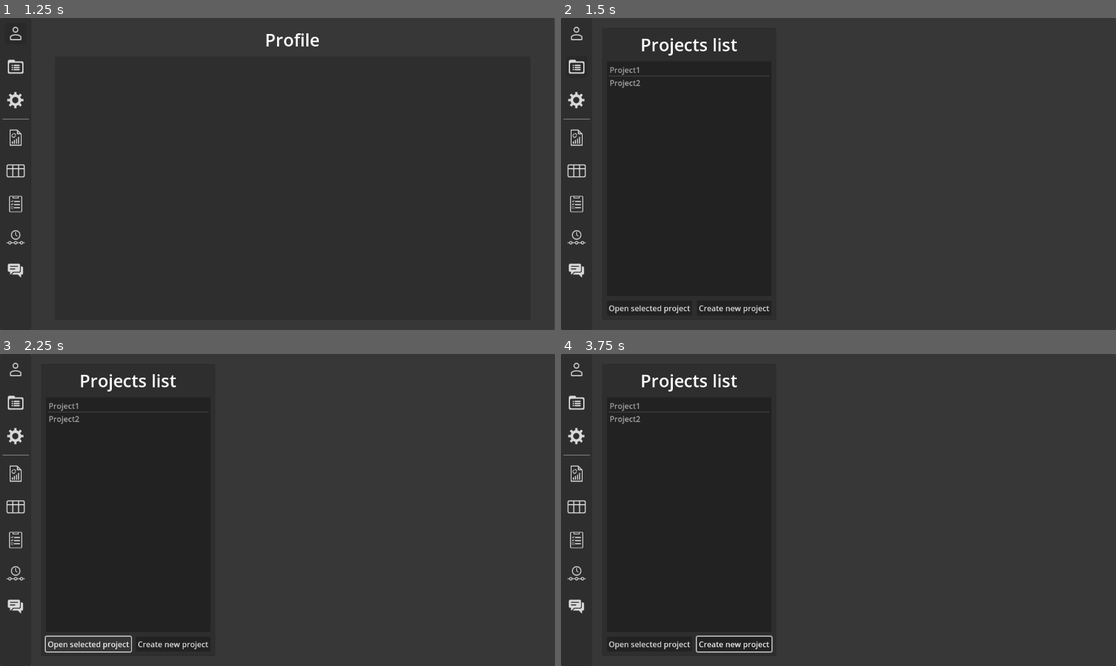
Above: before the commit, frames 1-4 (two rows, left to right).
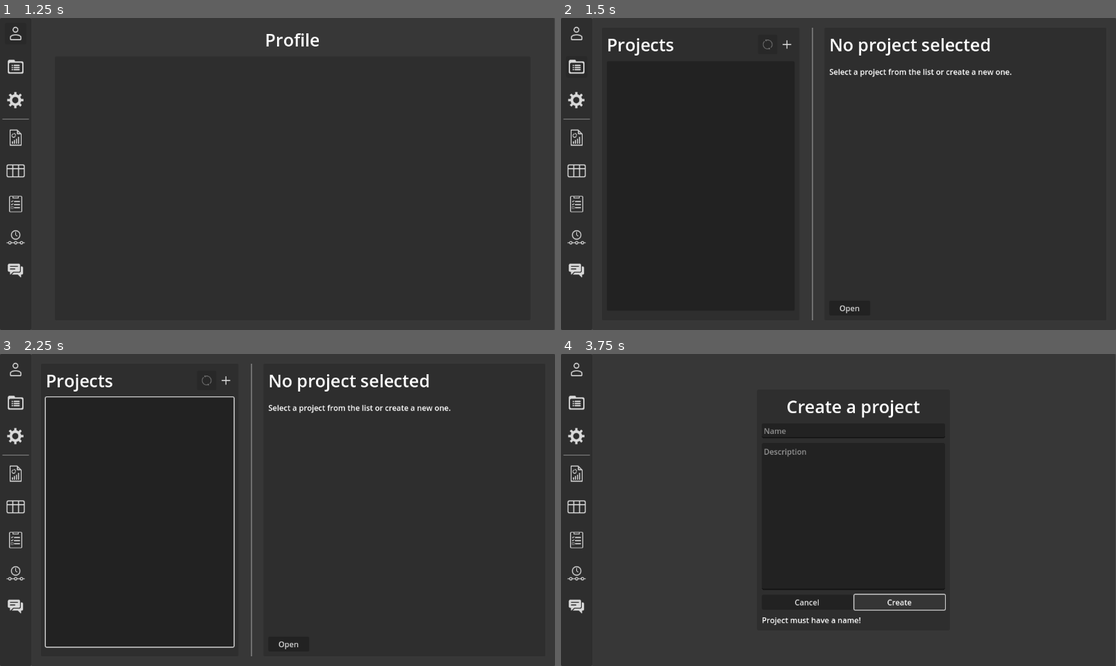
Above: after the commit, the same moments.

Repository: Z1HEd/ProjectManager
Game: Godot game, scene res://Scenes/Screens/MainMenu.tscn
The game is run twice, just before and just after one commit, with the same random seed, the same clock (stepped at 60 frames per second) and the same inputs. This scene is started directly instead of the project's main scene.
Inputs (mouse positions are in pixels of both pictures, inside the frame that each line leads up to; where the layout moved, square brackets give the same spot in the first picture):
- Up to frame 1 (1.25 s): click (16, 33) at 0.5 s
- Up to frame 2 (1.5 s): click (577, 67) at 1.25 s
- Up to frame 3 (2.25 s): click (88, 644) at 2 s, where only the run before the commit has a clickable "Open selected project"
- Up to frame 4 (3.75 s): click (788, 378) [733, 644] at 2.75 s; click (899, 612) at 3.5 s, where only the run after the commit has a clickable "Create"

Frame 1 is identical in both runs. In frame 2, 2.0% of the frame differs, in the area x 8-82%, y 3-97%; in frame 3, 2.8%; in frame 4, 1.9%.
Error after the commit: Invalid access to property or key 'project_opened' on a base object of type 'Nil'. (res://Scripts/Controllers/MainMenuController.gd:12)

Commit message:
broken project list

Diff:
--- a/Scenes/Screens/MainMenu.tscn
+++ b/Scenes/Screens/MainMenu.tscn
@@ -102,7 +102,7 @@
 offset_left = 1.0
 offset_right = 1.0
 
-[node name="CreateProjectButton" parent="HBoxContainer/TabArea/UnactiveTabs/ProjectsList/CenterContainer/Control/MarginContainer/VBoxContainer/HBoxContainer" index="1" node_paths=PackedStringArray("tab", "menu")]
+[node name="CreateProjectButton" parent="HBoxContainer/TabArea/UnactiveTabs/ProjectsList/HBoxContainer/ProjectsList/MarginContainer/VBoxContainer/HBoxContainer2" index="2" node_paths=PackedStringArray("tab", "menu")]
 tab = NodePath("../../../../../../../CreateProject")
 menu = NodePath("../../../../../../../../../..")
 
--- a/Scenes/Tabs/ProjectsList.tscn
+++ b/Scenes/Tabs/ProjectsList.tscn
@@ -1,8 +1,21 @@
-[gd_scene load_steps=4 format=3 uid="uid://y3i7vgo6fv3f"]
+[gd_scene load_steps=7 format=3 uid="uid://y3i7vgo6fv3f"]
 
 [ext_resource type="Script" uid="uid://1s31kirg2waj" path="res://Scripts/Controllers/ProjectsListController.gd" id="1_dcxag"]
 [ext_resource type="Theme" uid="uid://b5c65h2sk3h6q" path="res://Resources/BaseTheme.tres" id="2_y3uu2"]
+[ext_resource type="Texture2D" uid="uid://djjvnfdhjc7hh" path="res://Assets/Icons/Refresh.png" id="3_y3uu2"]
+[ext_resource type="Texture2D" uid="uid://cker0pjkpktwo" path="res://Assets/Icons/Add.png" id="4_8gvaf"]
 [ext_resource type="Script" uid="uid://b8cyv5tgcxrhb" path="res://Scripts/UI Elements/NavigationButton.gd" id="4_y3uu2"]
+
+[sub_resource type="StyleBoxLine" id="StyleBoxLine_efite"]
+content_margin_left = 0.0
+content_margin_top = 4.0
+content_margin_right = 0.0
+content_margin_bottom = 4.0
+color = Color(0.5, 0.5, 0.5, 1)
+grow_begin = -20.0
+grow_end = -20.0
+thickness = 2
+vertical = true
 
 [node name="ProjectsList" type="Control"]
 layout_mode = 3
@@ -35,7 +48,7 @@
 grow_vertical = 2
 
 [node name="ProjectsList" type="MarginContainer" parent="HBoxContainer"]
-custom_minimum_size = Vector2(400, 0)
+custom_minimum_size = Vector2(450, 0)
 layout_mode = 2
 theme_override_constants/margin_left = 20
 theme_override_constants/margin_top = 20
@@ -57,34 +70,87 @@
 layout_mode = 2
 theme_override_constants/separation = 10
 
-[node name="Label" type="Label" parent="HBoxContainer/ProjectsList/MarginContainer/VBoxContainer"]
+[node name="HBoxContainer2" type="HBoxContainer" parent="HBoxContainer/ProjectsList/MarginContainer/VBoxContainer"]
 layout_mode = 2
+
+[node name="Label" type="Label" parent="HBoxContainer/ProjectsList/MarginContainer/VBoxContainer/HBoxContainer2"]
+layout_mode = 2
+size_flags_horizontal = 3
 theme = ExtResource("2_y3uu2")
-text = "Projects list"
-horizontal_alignment = 1
+text = "Projects"
+
+[node name="RefreshButton" type="Button" parent="HBoxContainer/ProjectsList/MarginContainer/VBoxContainer/HBoxContainer2"]
+layout_mode = 2
+size_flags_vertical = 4
+theme_type_variation = &"TransparentButton"
+theme_override_constants/icon_max_width = 32
+icon = ExtResource("3_y3uu2")
+
+[node name="CreateProjectButton" type="Button" parent="HBoxContainer/ProjectsList/MarginContainer/VBoxContainer/HBoxContainer2"]
+layout_mode = 2
+size_flags_vertical = 4
+theme_type_variation = &"TransparentButton"
+theme_override_constants/icon_max_width = 32
+icon = ExtResource("4_8gvaf")
+script = ExtResource("4_y3uu2")
+metadata/_custom_type_script = "uid://b8cyv5tgcxrhb"
 
 [node name="ItemList" type="ItemList" parent="HBoxContainer/ProjectsList/MarginContainer/VBoxContainer"]
 layout_mode = 2
 size_flags_vertical = 3
-item_count = 2
-item_0/text = "Project1"
-item_1/text = "Project2"
 
-[node name="HBoxContainer" type="HBoxContainer" parent="HBoxContainer/ProjectsList/MarginContainer/VBoxContainer"]
+[node name="ErrorMessage" type="RichTextLabel" parent="HBoxContainer/ProjectsList/MarginContainer/VBoxContainer"]
+layout_mode = 2
+fit_content = true
+
+[node name="VSeparator" type="VSeparator" parent="HBoxContainer"]
+layout_mode = 2
+theme_override_styles/separator = SubResource("StyleBoxLine_efite")
+
+[node name="MarginContainer" type="MarginContainer" parent="HBoxContainer"]
+layout_mode = 2
+size_flags_horizontal = 3
+theme_override_constants/margin_left = 20
+theme_override_constants/margin_top = 20
+theme_override_constants/margin_right = 20
+theme_override_constants/margin_bottom = 20
+
+[node name="Panel" type="Panel" parent="HBoxContainer/MarginContainer"]
+layout_mode = 2
+mouse_filter = 2
+
+[node name="MarginContainer" type="MarginContainer" parent="HBoxContainer/MarginContainer"]
+layout_mode = 2
+theme_override_constants/margin_left = 10
+theme_override_constants/margin_top = 10
+theme_override_constants/margin_right = 10
+theme_override_constants/margin_bottom = 10
+
+[node name="VBoxContainer" type="VBoxContainer" parent="HBoxContainer/MarginContainer/MarginContainer"]
 layout_mode = 2
 theme_override_constants/separation = 10
 
-[node name="OpenSelectedButton" type="Button" parent="HBoxContainer/ProjectsList/MarginContainer/VBoxContainer/HBoxContainer"]
+[node name="Name" type="Label" parent="HBoxContainer/MarginContainer/MarginContainer/VBoxContainer"]
 layout_mode = 2
-size_flags_horizontal = 3
-text = "Open selected project"
+text = "No project selected"
 
-[node name="CreateProjectButton" type="Button" parent="HBoxContainer/ProjectsList/MarginContainer/VBoxContainer/HBoxContainer"]
+[node name="MemberCount" type="RichTextLabel" parent="HBoxContainer/MarginContainer/MarginContainer/VBoxContainer"]
 layout_mode = 2
-size_flags_horizontal = 3
-text = "Create new project
-"
-script = ExtResource("4_y3uu2")
-metadata/_custom_type_script = "uid://b8cyv5tgcxrhb"
+theme_override_colors/default_color = Color(0.61745477, 0.61745477, 0.6174547, 1)
+fit_content = true
 
-[connection signal="pressed" from="HBoxContainer/ProjectsList/MarginContainer/VBoxContainer/HBoxContainer/OpenSelectedButton" to="." method="_on_open_project_button_pressed"]
+[node name="Description" type="RichTextLabel" parent="HBoxContainer/MarginContainer/MarginContainer/VBoxContainer"]
+layout_mode = 2
+size_flags_vertical = 3
+text = "Select a project from the list or create a new one."
+fit_content = true
+
+[node name="OpenButton" type="Button" parent="HBoxContainer/MarginContainer/MarginContainer/VBoxContainer"]
+custom_minimum_size = Vector2(85, 0)
+layout_mode = 2
+size_flags_horizontal = 0
+text = "Open"
+
+[connection signal="pressed" from="HBoxContainer/ProjectsList/MarginContainer/VBoxContainer/HBoxContainer2/RefreshButton" to="." method="refresh_projects"]
+[connection signal="item_selected" from="HBoxContainer/ProjectsList/MarginContainer/VBoxContainer/ItemList" to="." method="_on_item_list_item_selected"]
+[connection signal="pressed" from="HBoxContainer/MarginContainer/MarginContainer/VBoxContainer/OpenButton" to="." method="_on_open_button_pressed"]
--- /dev/null
+++ b/Scripts/Backend/Project.gd
@@ -0,0 +1,36 @@
+extends Object
+class_name Project
+
+signal project_opened
+signal project_closed
+
+@export var name := ""
+@export var description := ""
+@export var uid := ""
+@export var creation_date := 0.0
+@export var owner := ""
+@export var user_role := ""
+
+@export var is_open := false
+
+func open(_uid: String, _user_role: String, dict : Dictionary):
+	uid = _uid
+	name = dict.get("name")
+	description = dict.get("description")
+	creation_date = dict.get("creationDate")
+	owner = dict.get("owner")
+	user_role = _user_role
+
+	is_open = true
+	project_opened.emit()
+
+func close():
+	name = ""
+	description = ""
+	uid = ""
+	creation_date = 0.0
+	owner = ""
+	user_role = ""
+
+	is_open = false
+	project_closed.emit()
--- a/Scripts/Backend/UserSession.gd
+++ b/Scripts/Backend/UserSession.gd
@@ -14,7 +14,7 @@
 
 func from_firebase_response(data: Dictionary) -> void:
 	# data is the parsed auth response from Firebase
-	if typeof(data) != TYPE_DICTIONARY:
+	if not data is Dictionary:
 		return
 	uid = str(data.get("localId", ""))
 	email = str(data.get("email", ""))
--- a/Scripts/Controllers/MainMenuController.gd
+++ b/Scripts/Controllers/MainMenuController.gd
@@ -3,6 +3,13 @@
 
 @onready var active_tab = $HBoxContainer/TabArea/ActiveTab
 @onready var unactive_tabs = $HBoxContainer/TabArea/UnactiveTabs
+@onready var summary_tab : Tab = $HBoxContainer/TabArea/UnactiveTabs/Summary
+
+func _ready():
+	var _on_project_opened = func():
+		open_tab(summary_tab)
+
+	CurrentProject.project_opened.connect(_on_project_opened)
 
 func open_tab(tab:Tab)->void:
 	if active_tab.get_child_count() ==0:
--- a/Scripts/Controllers/ProjectsListController.gd
+++ b/Scripts/Controllers/ProjectsListController.gd
@@ -1,7 +1,66 @@
 extends Tab
 
-func _on_open_project_button_pressed() -> void:
-	pass # Replace with function body.
+@onready var refresh_button = $HBoxContainer/ProjectsList/MarginContainer/VBoxContainer/HBoxContainer2/RefreshButton
+@onready var error_message = $HBoxContainer/ProjectsList/MarginContainer/VBoxContainer/ErrorMessage
+@onready var item_list = $HBoxContainer/ProjectsList/MarginContainer/VBoxContainer/ItemList
 
-func _on_create_project_button_pressed() -> void:
-	pass # Replace with function body.
+@onready var project_name = $HBoxContainer/MarginContainer/MarginContainer/VBoxContainer/Name
+@onready var project_member_count = $HBoxContainer/MarginContainer/MarginContainer/VBoxContainer/MemberCount
+@onready var project_description = $HBoxContainer/MarginContainer/MarginContainer/VBoxContainer/Description
+
+var projects : Dictionary = {}
+var projects_details = []
+var selected_id := -1
+
+func _on_open():
+	refresh_projects()
+
+func refresh_projects():
+
+	error_message.text = ""
+	item_list.clear()
+	selected_id = -1
+	refresh_button.disabled = true
+
+	var _on_projects_refresh_success = func(projects_dict):
+		projects = projects_dict
+		repopulate_project_list()
+
+	var _on_projects_refresh_fail = func(err_msg):
+		error_message.text ="Failed to refresh project list: %s" % err_msg
+
+	UserService.get_user_projects(Session.uid,_on_projects_refresh_success,_on_projects_refresh_fail)
+
+var projects_to_read : int
+func repopulate_project_list():
+
+	projects_to_read = projects.size()
+
+	var _on_success = func(project : Dictionary):
+		projects_details.append(project)
+		item_list.add_item(project.get("name"))
+		projects_to_read -= 1
+		if projects_to_read == 0:
+			refresh_button.disabled = false
+
+	var _on_fail = func(err_msg : String):
+		refresh_button.disabled = false
+		error_message.text ="Failed to retrieve project details: %s" % err_msg
+
+	for project in projects:
+		ProjectService.get_project(project, _on_success, _on_fail)
+
+func _on_item_list_item_selected(index: int) -> void:
+	selected_id = index
+	project_name.text = projects_details[index].get("name")
+	project_description.text = projects_details[index].get("description")
+	project_member_count.text = "Members: %s" % projects_details[index].get("members").size()
+
+
+func _on_open_button_pressed() -> void:
+	if (selected_id == -1):
+		push_error("Tried opening project when no project is selected!")
+
+	var pid = projects.keys()[selected_id]
+
+	CurrentProject.open(pid,projects[pid],projects_details[selected_id])
--- a/Scripts/Services/ProjectService.gd
+++ b/Scripts/Services/ProjectService.gd
@@ -1,6 +1,8 @@
 extends Object
 class_name ProjectService
 
+# Note: users have a list of ids and roles of projects they are in
+# to speed up project list lookup
 
 static func create_project(project_name: String, description: String, on_success: Callable, on_fail: Callable) -> int:
 	var url = "%s/projects.json?auth=%s" % [Firebase.project_db_url, Session.id_token]
@@ -15,11 +17,11 @@
 		}
 	}
 
-	# Firebase returns JSON where "name" is created project's uid, pass it just in case
 	var _on_project_created = func(response):
 		if !response is Dictionary:
 			on_fail.call("Invalid response from Firebase: %s" % response)
-		on_success.call(response.get("name",""))
+		var uid = response.get("name","")
+		add_project_to_user(uid,"owner",on_success,on_fail)
 
 	return Firebase.send_request(url,
 			HTTPClient.METHOD_POST,
@@ -28,3 +30,27 @@
 			_on_project_created,
 			on_fail
 	)
+
+
+static func add_project_to_user(uid : String,role : String ,on_success : Callable, on_fail : Callable) -> int:
+	var url = "%s/users/%s/projects.json?auth=%s" % [Firebase.project_db_url, Session.uid, Session.id_token]
+	var body = { uid: role }
+
+	var _on_success = func(response):
+		if not response is Dictionary:
+			on_fail.call("Invalid response: %s" % response)
+		on_success.call(uid)
+
+	return Firebase.send_request(url, HTTPClient.METHOD_PATCH, body, ["Content-Type: application/json"], _on_success, on_fail)
+
+
+static func get_project(uid: String,on_success : Callable, on_fail : Callable) -> int:
+	var url = "%s/projects/%s.json?auth=%s" % [Firebase.project_db_url, uid, Session.id_token]
+	var body = {}
+
+	var _on_success = func(response):
+		if not response is Dictionary:
+			on_fail.call("Invalid response: %s" % response)
+		on_success.call(response)
+
+	return Firebase.send_request(url, HTTPClient.METHOD_GET, body, [], _on_success, on_fail)
--- /dev/null
+++ b/Scripts/Services/UserService.gd
@@ -0,0 +1,14 @@
+extends Object
+class_name UserService
+
+static func get_user_projects(uid, on_success,on_fail) -> int:
+	var url = "%s/users/%s/projects.json?auth=%s" % \
+			[Firebase.project_db_url, Session.uid, Session.id_token]
+
+	var _on_success = func(result):
+		if not result is Dictionary:
+			on_fail.call("Invalid response: %s" % result)
+		else:
+			on_success.call(result)
+
+	return Firebase.send_request(url, HTTPClient.METHOD_GET, {}, [], _on_success, on_fail)
--- a/project.godot
+++ b/project.godot
@@ -18,6 +18,7 @@
 
 Firebase="*res://Scripts/Backend/FirebaseManager.gd"
 Session="*res://Scripts/Backend/UserSession.gd"
+CurrentProject="*res://Scripts/Backend/Project.gd"
 
 [file_customization]
 
Binary file added: Assets/Icons/Add.png
Not shown, added: Assets/Icons/Add.png.import
Binary file added: Assets/Icons/Refresh.png
Not shown, added: Assets/Icons/Refresh.png.import
Not shown, added: Scripts/Backend/Project.gd.uid
Not shown, added: Scripts/Services/UserService.gd.uid
